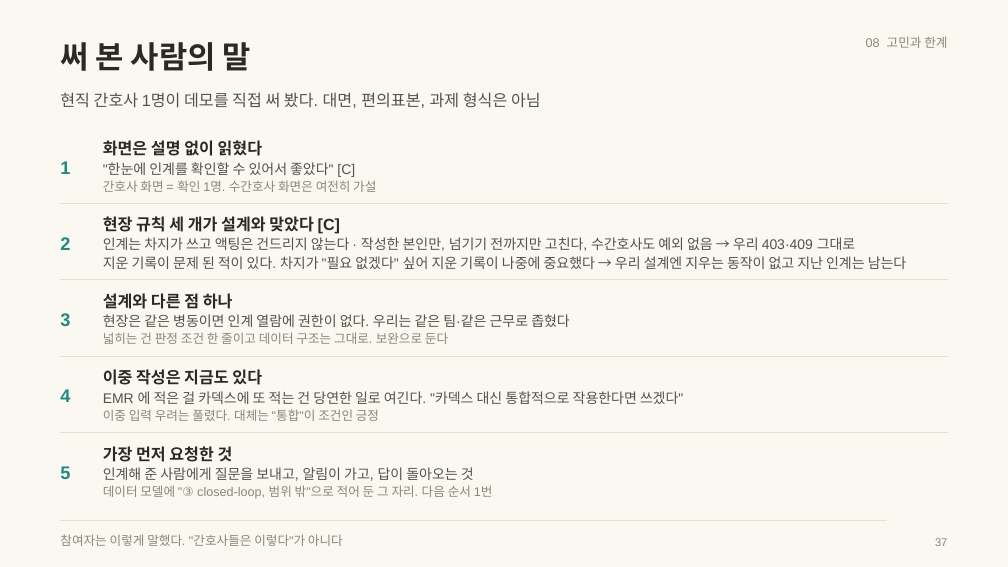
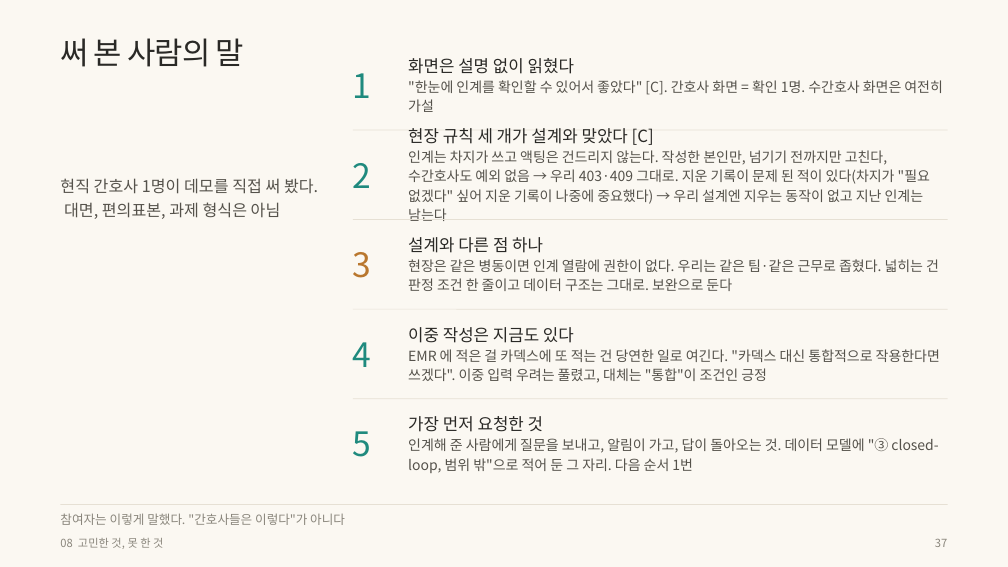
Before and after one commit to wodnjs2020136144/skala-webservice-mini, a slide deck: slide 37 of deliverables/10반_황재원_너와나의인계고리-개요.pptx. Drawn at 1008x567 pixels with LibreOffice and Linux fonts; fonts in the diff are those of the drawing. Boxes give left, top, right and bottom in pixels: in the first picture for what was removed or moved away, otherwise in the second. Text is boxed around its words. In the diff, an @@ line names an element or a change of style, - is before the commit and + after.

```diff
--- a/deliverables/10반_황재원_너와나의인계고리-개요.pptx
+++ b/deliverables/10반_황재원_너와나의인계고리-개요.pptx
@@ text "써 본 사람의 말" at <box>60,38,244,67</box>: font Arial to Noto Sans CJK KR, letter spacing 0 to -0.6 pt, bold off; line spacing 1.15 to 1.05; vertical alignment middle to top @@
@@ text "1": place and size @@
-text "1" at <box>60,161,70,174</box>
+text "1" at <box>353,73,372,98</box>
@@ text at <box>408,58,943,112</box>: text changed; size 9 to 10 pt; font Arial to Noto Sans CJK KR; text colour #8A867C to #55524B @@
-화면은 설명 없이 읽혔다
-"한눈에 인계를 확인할 수 있어서 좋았다" [C]
-간호사 화면 = 확인 1명. 수간호사 화면은 여전히 가설
+화면은 설명 없이 읽혔다
+"한눈에 인계를 확인할 수 있어서 좋았다" [C]. 간호사 화면 = 확인 1명. 수간호사 화면은 여전히 가설
@@ text "2": place and size @@
-text "2" at <box>60,237,70,250</box>
+text "2" at <box>353,163,372,188</box>
@@ line moved from (60, 204) - (948, 204) to (353, 130) - (948, 130) @@
@@ text at <box>408,128,930,221</box>: text changed; font Arial to Noto Sans CJK KR @@
-현장 규칙 세 개가 설계와 맞았다 [C]
-인계는 차지가 쓰고 액팅은 건드리지 않는다 · 작성한 본인만, 넘기기 전까지만 고친다, 수간호사도 예외 없음 → 우리 403·409 그대로
-지운 기록이 문제 된 적이 있다. 차지가 "필요 없겠다" 싶어 지운 기록이 나중에 중요했다 → 우리 설계엔 지우는 동작이 없고 지난 인계는 남는다
+현장 규칙 세 개가 설계와 맞았다 [C]
+인계는 차지가 쓰고 액팅은 건드리지 않는다. 작성한 본인만, 넘기기 전까지만 고친다, 수간호사도 예외 없음 → 우리 403·409 그대로. 지운 기록이 문제 된 적이 있다(차지가 "필요 없겠다" 싶어 지운 기록이 나중에 중요했다) → 우리 설계엔 지우는 동작이 없고 지난 인계는 남는다
@@ text "현직 간호사 1명이 데모를 직접 ...": place and size @@
-text "현직 간호사 1명이 데모를 직접 ..." at <box>60,92,541,108</box>
+text "현직 간호사 1명이 데모를 직접 ..." at <box>60,178,318,219</box>
@@ text "현직 간호사 1명이 데모를 직접 ..." at <box>60,178,318,219</box>: font Arial to Noto Sans CJK KR; line spacing 1.15 to 1.25; vertical alignment middle to top @@
@@ text "3": place and size @@
-text "3" at <box>60,313,70,326</box>
+text "3" at <box>353,252,372,278</box>
@@ text "3" at <box>353,252,372,278</box>: size 13 to 24 pt, font Arial to Noto Sans CJK KR, text colour #1F8A7E to #B9772E, bold off; line spacing 1.15 to 1 @@
@@ line moved from (60, 279) - (948, 279) to (353, 220) - (948, 220) @@
@@ text at <box>408,237,939,291</box>: text changed; font Arial to Noto Sans CJK KR @@
-설계와 다른 점 하나
-현장은 같은 병동이면 인계 열람에 권한이 없다. 우리는 같은 팀·같은 근무로 좁혔다
-넓히는 건 판정 조건 한 줄이고 데이터 구조는 그대로. 보완으로 둔다
+설계와 다른 점 하나
+현장은 같은 병동이면 인계 열람에 권한이 없다. 우리는 같은 팀·같은 근무로 좁혔다. 넓히는 건 판정 조건 한 줄이고 데이터 구조는 그대로. 보완으로 둔다
@@ text "4": place and size @@
-text "4" at <box>60,389,70,402</box>
+text "4" at <box>353,342,372,367</box>
@@ line moved from (60, 356) - (948, 356) to (353, 309) - (948, 309) @@
@@ text at <box>408,327,940,383</box>: text changed; font Arial to Noto Sans CJK KR @@
-이중 작성은 지금도 있다
-EMR 에 적은 걸 카덱스에 또 적는 건 당연한 일로 여긴다. "카덱스 대신 통합적으로 작용한다면 쓰겠다"
-이중 입력 우려는 풀렸다. 대체는 "통합"이 조건인 긍정
+이중 작성은 지금도 있다
+EMR 에 적은 걸 카덱스에 또 적는 건 당연한 일로 여긴다. "카덱스 대신 통합적으로 작용한다면 쓰겠다". 이중 입력 우려는 풀렸고, 대체는 "통합"이 조건인 긍정
@@ size 13 to 24 pt, font Arial to Noto Sans CJK KR, bold off; line spacing 1.15 to 1 in 4 elements at <box>353,73,372,98</box>, <box>353,163,372,188</box>, <box>353,342,372,367</box>, <box>353,431,372,457</box> @@
@@ text "5": place and size @@
-text "5" at <box>60,466,70,479</box>
+text "5" at <box>353,431,372,457</box>
@@ line moved from (60, 432) - (948, 432) to (353, 399) - (948, 399) @@
@@ text at <box>408,416,938,473</box>: text changed; size 9 to 10 pt; font Arial to Noto Sans CJK KR; text colour #8A867C to #55524B @@
-가장 먼저 요청한 것
-인계해 준 사람에게 질문을 보내고, 알림이 가고, 답이 돌아오는 것
-데이터 모델에 "③ closed-loop, 범위 밖"으로 적어 둔 그 자리. 다음 순서 1번
+가장 먼저 요청한 것
+인계해 준 사람에게 질문을 보내고, 알림이 가고, 답이 돌아오는 것. 데이터 모델에 "③ closed-loop, 범위 밖"으로 적어 둔 그 자리. 다음 순서 1번
@@ text "참여자는 이렇게 말했다. "간호사들은 이렇다"가 ..." at <box>60,513,345,525</box>: font Arial to Noto Sans CJK KR; line spacing 1.15 to 1 @@
@@ text "참여자는 이렇게 말했다. "간호사들은 이렇다"가 ...": place and size @@
-text "참여자는 이렇게 말했다. "간호사들은 이렇다"가 ..." at <box>60,534,343,546</box>
+text "참여자는 이렇게 말했다. "간호사들은 이렇다"가 ..." at <box>60,513,345,525</box>
@@ line moved from (60, 521) - (887, 521) to (60, 504) - (948, 504) @@
@@ text at <box>60,538,163,549</box>: text changed; size 9 to 8 pt; font Arial to Noto Sans CJK KR @@
-08 고민과 한계
+08 고민한 것, 못 한 것
@@ text "37" at <box>935,539,947,547</box>: font Arial to Noto Sans CJK KR; line spacing 1.15 to 1 @@
```
Also in this commit, not shown: 39 other slides changed, 13 other files.
